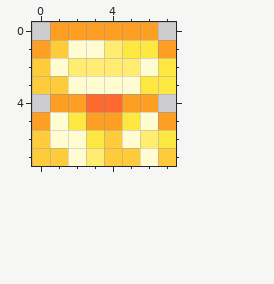
Pixel-art sprite: Tiles/SpectralsunBar.png. Above is the file before it was changed.
The file is 16x16 pixels, drawn in blocks of 2x2; one block is one cell here.
The result:
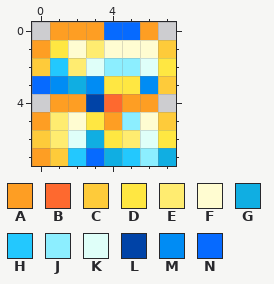
Palette (. is transparent): A #fe9e23  B #fe692f  C #fecb3a  D #ffe742  E #ffec70  F #fffcd1  G #10aee2  H #23c8fe  J #8ceeff  K #dffff9  L #0043a7  M #008cf4  N #066aff
From old to new:
Changed rows in their new state; - is an unchanged pixel.
first column x 0:
0 ----NN--
1 -D-EFFFC
2 -H-KJJK-
3 NMGMDDMC
4 ---L----
5 -EFD-J-C
6 -EKGDEK-
7 A-HNGHJG
Pixel boxes of the changes (left, top, right, bottom) in both pictures:
changed: (32, 22, 176, 166)
